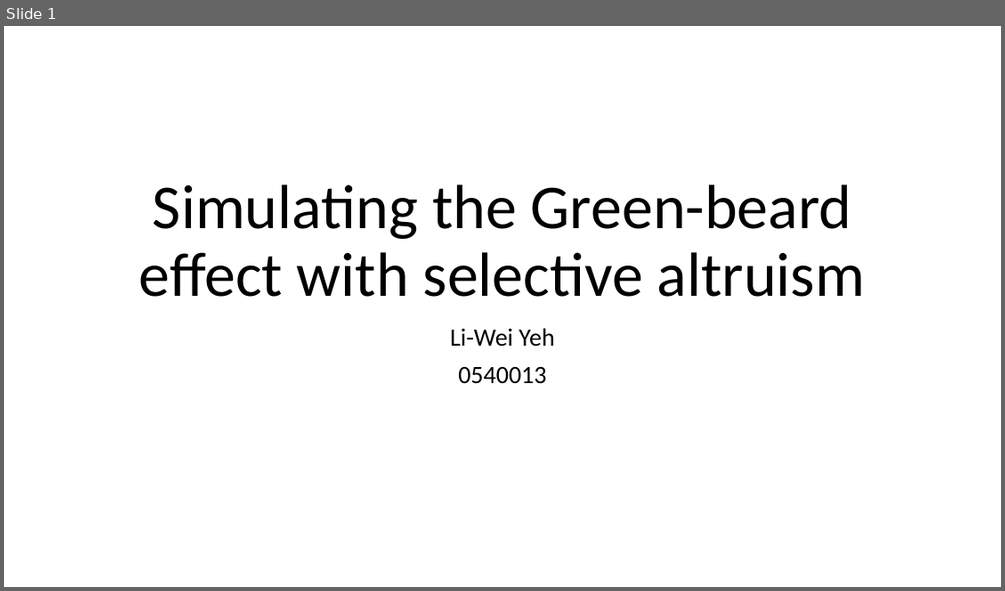
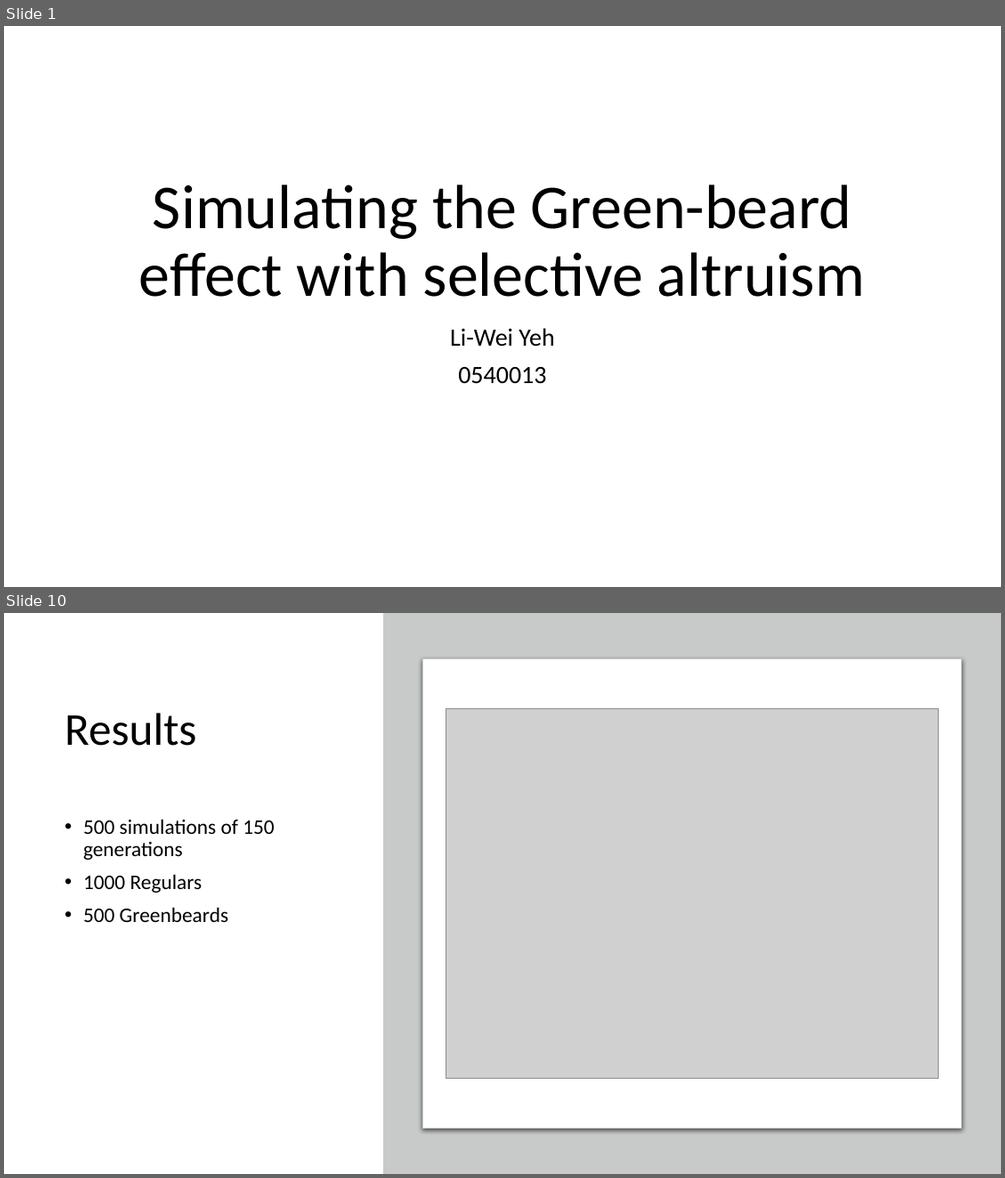
Before and after one commit to LiWeiYeh/Utrecht-University, a slide deck: Research-Methods/Altruism-presentation.pptx. Shown one above the other, each under a label of ours: slide 1 before the commit, slides 1 and 10 after it; the slides between them are not shown. The pictures are 1005x591 and 1005x1178 pixels, drawn with LibreOffice and Linux fonts; fonts in the diff are those of the drawing; grey boxes stand for pictures. Boxes give left, top, right and bottom in pixels: in the first picture for what was removed or moved away, otherwise in the second. Text is boxed around its words. In the diff, an @@ line names an element or a change of style, - is before the commit and + after.

```diff
--- a/Research-Methods/Altruism-presentation.pptx
+++ b/Research-Methods/Altruism-presentation.pptx
@@ slide 10 added at [4,613,1001,1174], background #FFFFFF @@
@@ rectangle added at [383,613,1001,1174], fill #C8CACA @@
@@ rounded rectangle added at [423,658,961,1128], fill #FFFFFF, outline #C8CACA 0.75 pt @@
@@ title added at [65,713,197,746], 44 pt, text #000000 @@
+Results
@@ picture added at [446,709,938,1078] @@
@@ text added at [83,819,274,922], 20 pt, text #000000 @@
+• 500 simulations of 150 generations
+• 1000 Regulars
+• 500 Greenbeards
```
Also in this commit, not shown: 5 slides changed, 4 other slides added, 3 slides removed.
